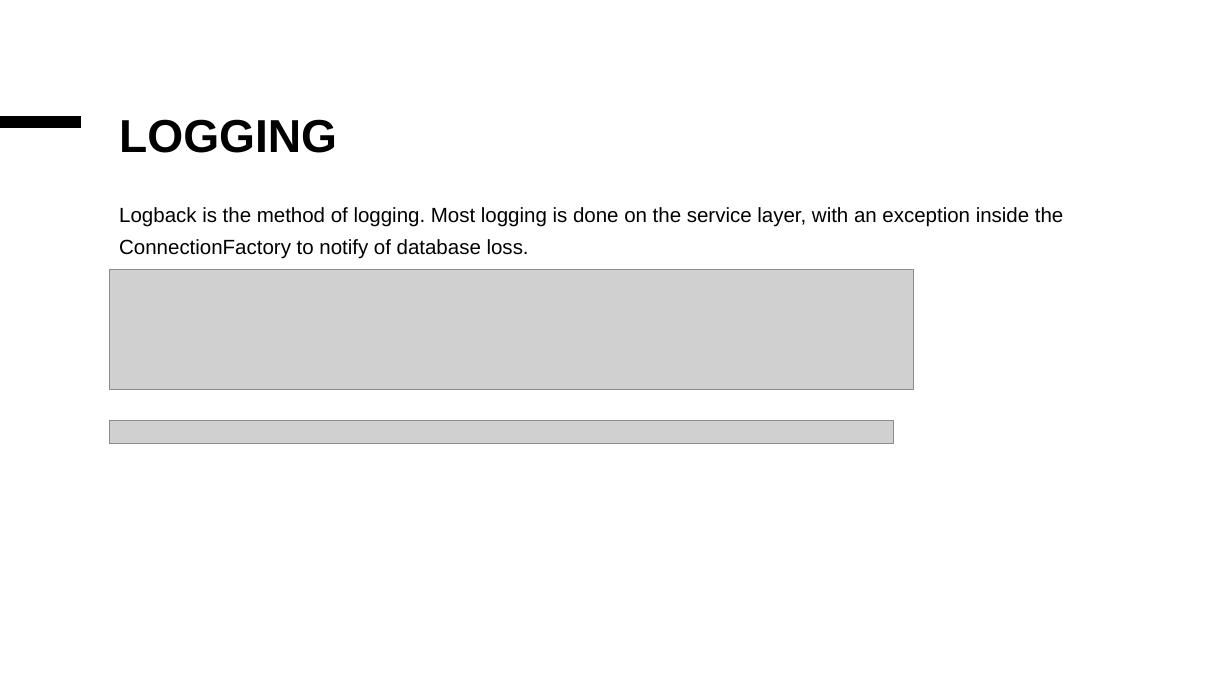
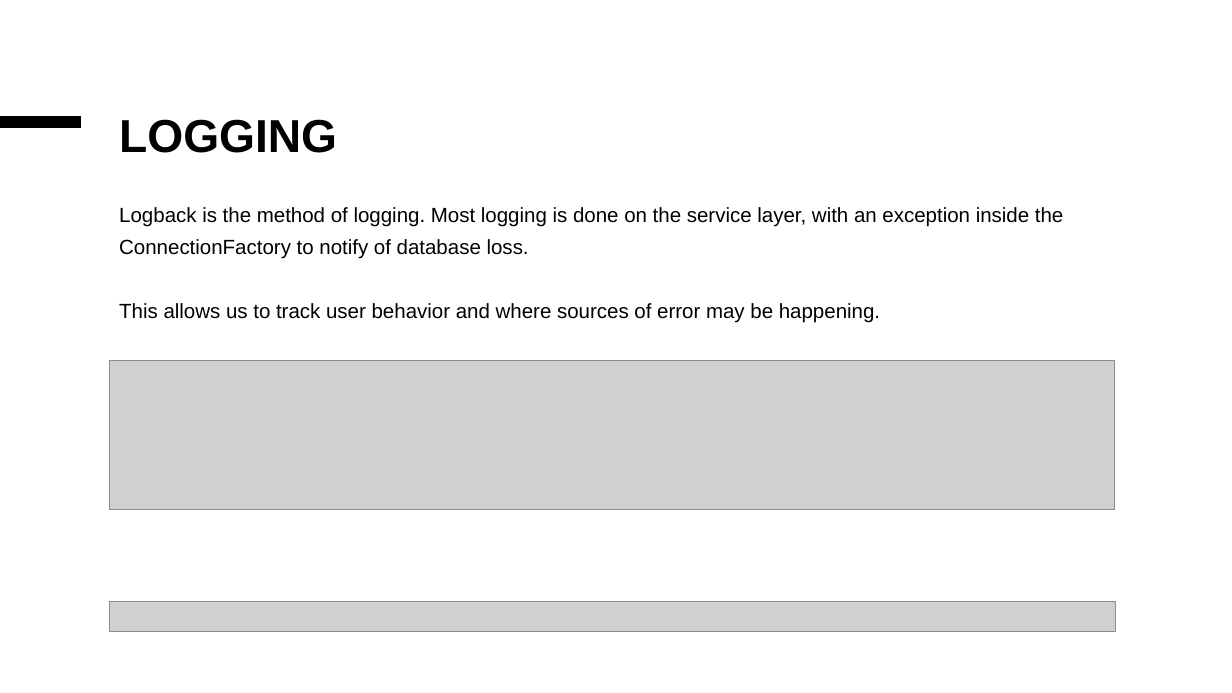
Before and after one commit to djkeithly/revature_p0, a slide deck: slide 4 of documents/Bank repl.pptx. Drawn at 1232x693 pixels with LibreOffice and Linux fonts; fonts in the diff are those of the drawing; grey boxes stand for pictures. Boxes give left, top, right and bottom in pixels: in the first picture for what was removed or moved away, otherwise in the second. Text is boxed around its words. In the diff, an @@ line names an element or a change of style, - is before the commit and + after.

```diff
--- a/documents/Bank repl.pptx
+++ b/documents/Bank repl.pptx
@@ text at (119,303,880,323): paragraph added @@
+This allows us to track user behavior and where sources of error may be happening.
@@ picture: place and size @@
-picture at (110,270,913,389)
+picture at (110,360,1115,510)
@@ picture: place and size @@
-picture at (110,421,894,444)
+picture at (110,602,1116,631)
```
Also in this commit, not shown: 2 other slides changed, 1 slide added, 9 other files.
